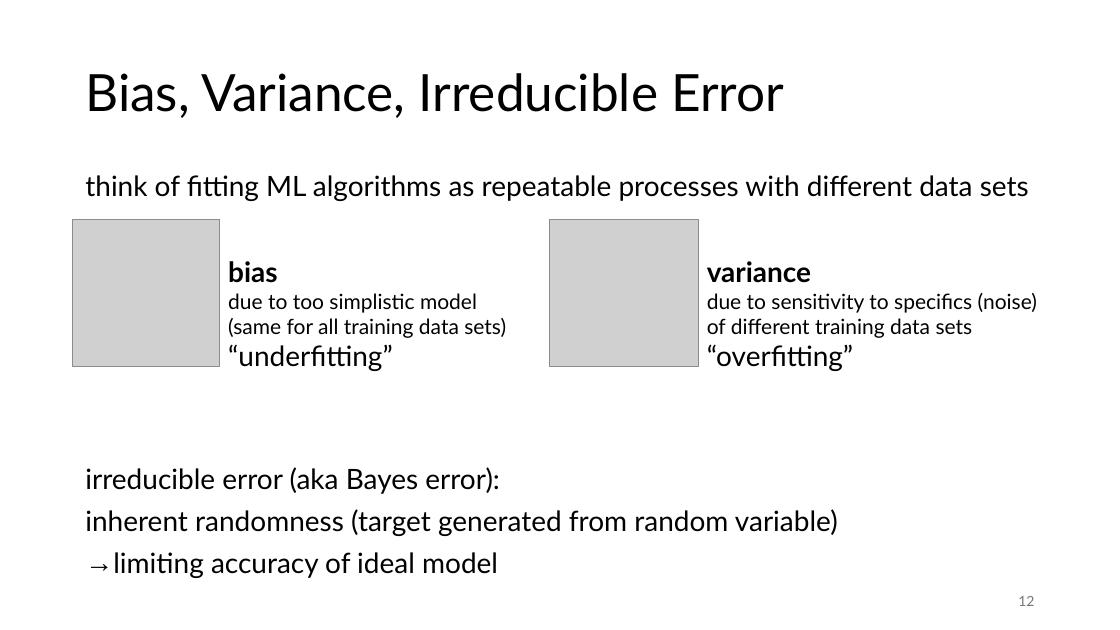
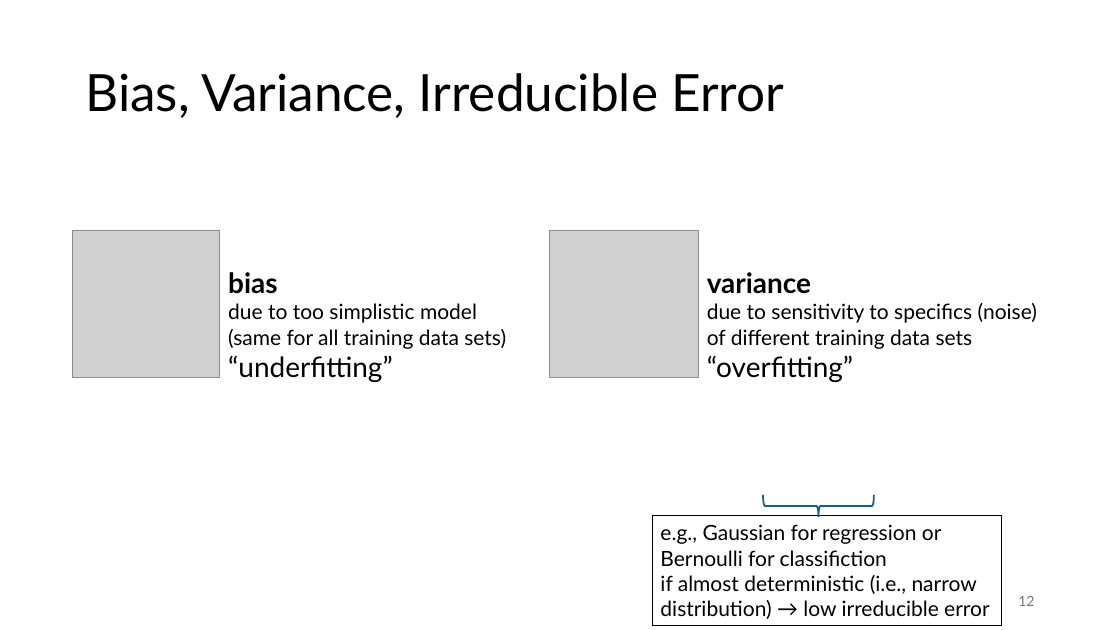
Before and after one commit to FelixWick/data_science, a slide deck: slide 12 of slides/5_supervised_learning.pptx. Drawn at 1120x630 pixels with LibreOffice and Linux fonts; fonts in the diff are those of the drawing; grey boxes stand for pictures. Boxes give left, top, right and bottom in pixels: in the first picture for what was removed or moved away, otherwise in the second. Text is boxed around its words. In the diff, an @@ line names an element or a change of style, - is before the commit and + after.

```diff
--- a/slides/5_supervised_learning.pptx
+++ b/slides/5_supervised_learning.pptx
@@ text removed at (x1=85, y1=175, x2=1029, y2=578) @@
-think of fitting ML algorithms as repeatable processes with different data sets
-irreducible error (aka Bayes error):
-inherent randomness (target generated from random variable)
-→ limiting accuracy of ideal model
@@ 2 pictures, 2 texts moved together from (x1=72, y1=219, x2=1037, y2=366) to (x1=72, y1=230, x2=1037, y2=377) @@
@@ left brace added at (x1=763, y1=495, x2=874, y2=517), outline #156082 1.5 pt @@
@@ rectangle added at (x1=652, y1=516, x2=1001, y2=626), outline #000000 0.75 pt, 18 pt, text #000000 @@
+e.g., Gaussian for regression or Bernoulli for classifiction
+if almost deterministic (i.e., narrow distribution) → low irreducible error
```
Also in this commit, not shown: 1 other file.
